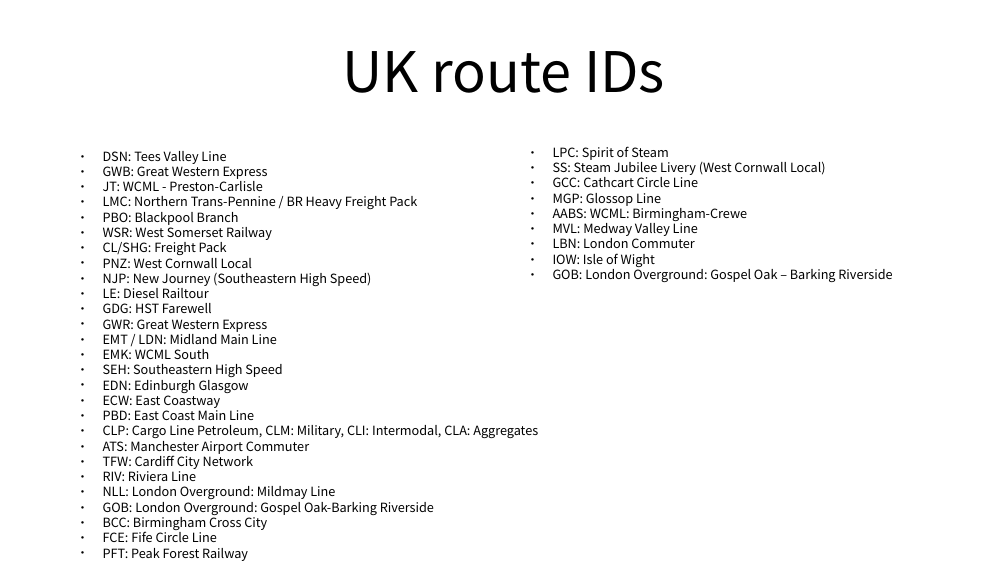
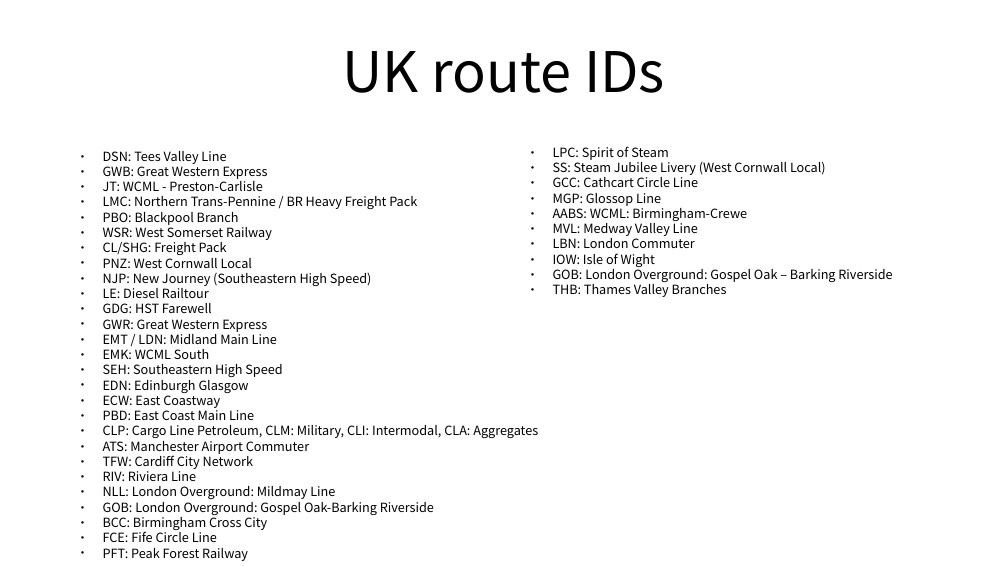
Before and after one commit to FreddyYJ/TSW-RailDriver-Remap, a slide deck: slide 7 of Index.odp. Drawn at 1008x567 pixels with LibreOffice and Linux fonts; fonts in the diff are those of the drawing. Boxes give left, top, right and bottom in pixels: in the first picture for what was removed or moved away, otherwise in the second. Text is boxed around its words. In the diff, an @@ line names an element or a change of style, - is before the commit and + after.

Commit message:
Add Thames Valley Branches Class 165

```diff
--- a/Index.odp
+++ b/Index.odp
@@ text at (553, 281, 727, 297): paragraph added @@
+● THB: Thames Valley Branches
```
Also in this commit, not shown: 7 other files.
